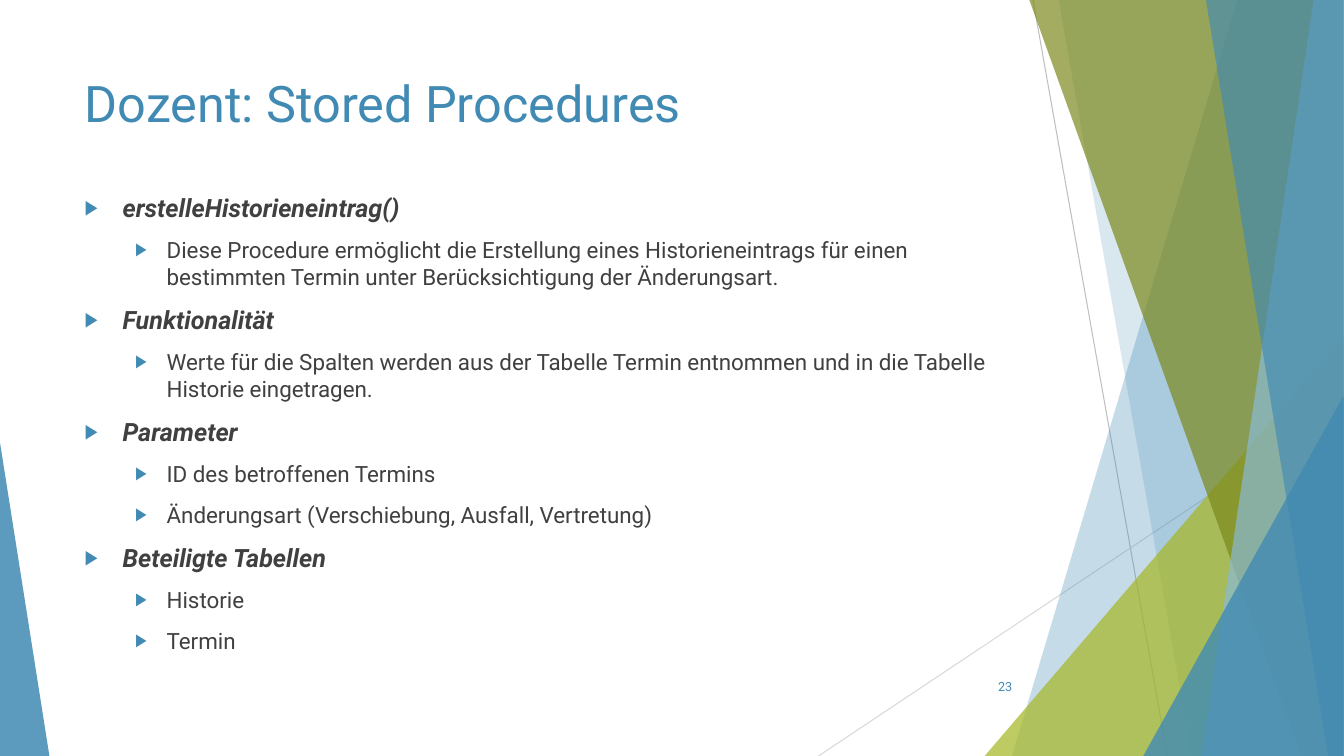
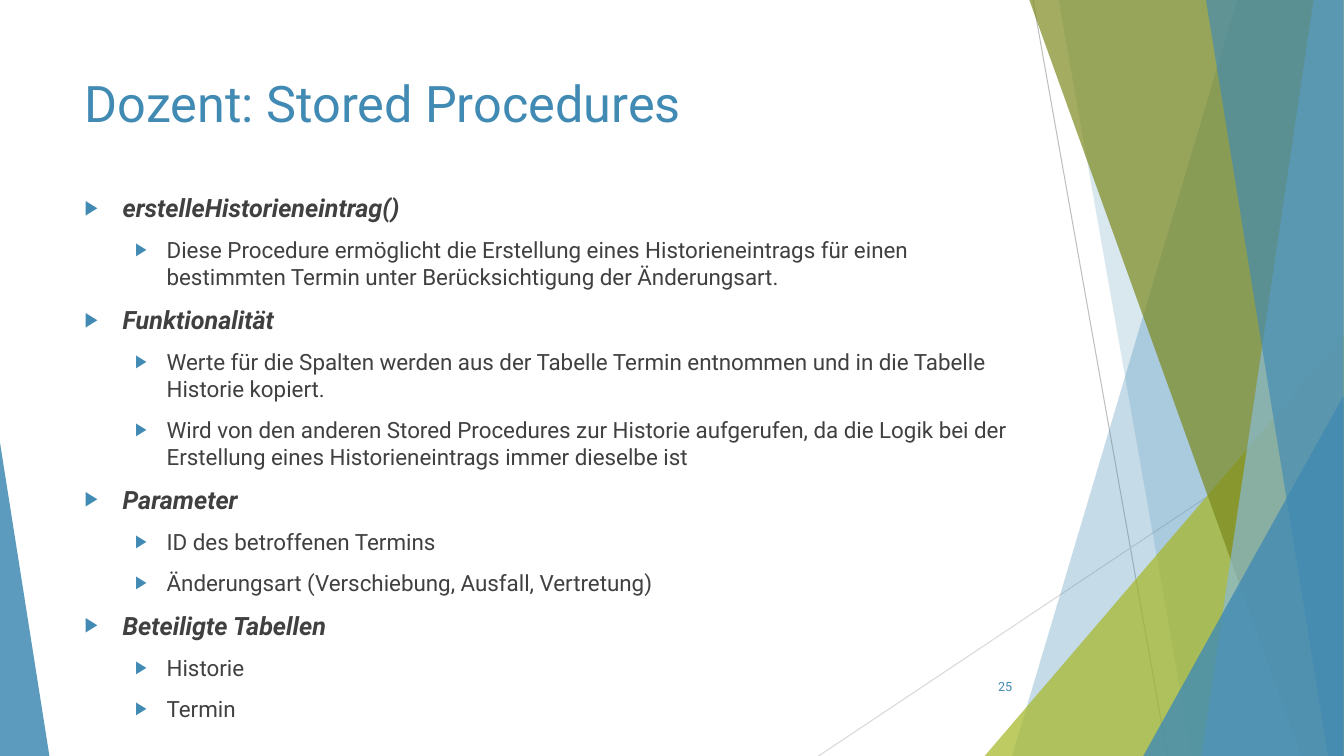
Before and after one commit to ThorbenKonopka/db_WS23_24, a slide deck: slide 25 of Präsentation/Präsentation.pptx (slide 23 before the commit). Drawn at 1344x756 pixels with LibreOffice and Linux fonts; fonts in the diff are those of the drawing. Boxes give left, top, right and bottom in pixels: in the first picture for what was removed or moved away, otherwise in the second. Text is boxed around its words. In the diff, an @@ line names an element or a change of style, - is before the commit and + after.

```diff
--- a/Präsentation/Präsentation.pptx
+++ b/Präsentation/Präsentation.pptx
@@ text at (167, 353, 1006, 470): text changed @@
-  ▶ Werte für die Spalten werden aus der Tabelle Termin entnommen und in die Tabelle Historie eingetragen.
+  ▶ Werte für die Spalten werden aus der Tabelle Termin entnommen und in die Tabelle Historie kopiert.
+  ▶ Wird von den anderen Stored Procedures zur Historie aufgerufen, da die Logik bei der Erstellung eines Historieneintrags immer dieselbe ist
@@ page number at (998, 682, 1012, 691): text changed @@
-23
+25
```
Also in this commit, not shown: 23 other slides changed, 5 slides added, 3 slides removed.
